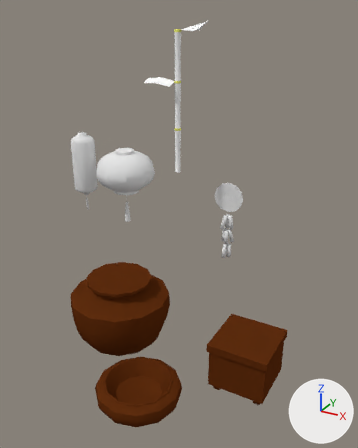
Renders of the Blender file Modelli/altri/arredamentiVari.blend from each side of a commit.
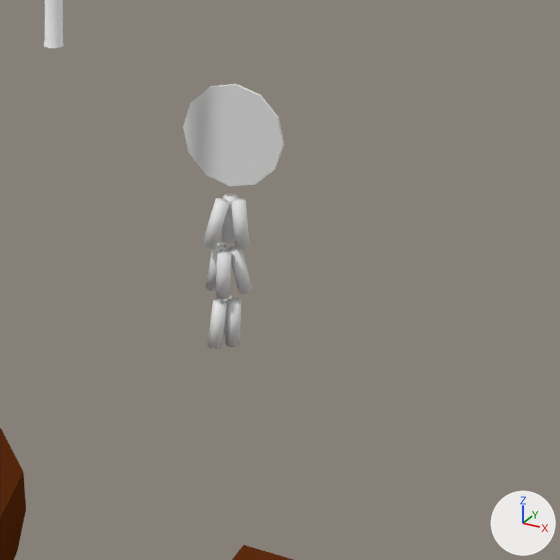
Each version appears first whole from a camera (50 mm lens) standing at (7.48, -13.51, 12.37) and looking at (0.43, -0.7, 5.96), and next in a close-up on the part from 45% to 90% of the width and 35% to 71% of the height. Lighting does not change. The marker at lower right points along +X, +Y and +Z.

The older version as bpy lines, for what is in view:
```python
ob_a = bpy.data.objects.new('a', me_cylinder_007)
ob_a.parent = ob_ghirlanda
ob_a.location = (1.28, 1.262, 4.938)
ob_a.rotation_euler = (1.584, -0.139, 2.891)  # degrees (91, -8, 166)
ob_a.scale = (0.621, 0.621, 0.621)
ob_bamboo = bpy.data.objects.new('Bamboo', me_cylinder_003)
ob_bamboo.location = (0.0, 0.0, 7.45)
ob_cylinder_001 = bpy.data.objects.new('Cylinder.001', me_cylinder_008)
ob_cylinder_001.parent = ob_ghirlanda
ob_cylinder_001.location = (1.28, 1.262, 4.378)
ob_cylinder_001.rotation_euler = (1.584, -0.139, 4.422)  # degrees (91, -8, 253)
ob_cylinder_001.scale = (0.621, 0.621, 0.621)
ob_cylinder_004 = bpy.data.objects.new('Cylinder.004', me_cylinder_005)
ob_cylinder_004.parent = ob_ghirlanda
ob_cylinder_004.location = (1.28, 1.262, 5.469)
ob_cylinder_004.rotation_euler = (1.584, -0.139, -0.048)  # degrees (91, -8, -2.8)
ob_cylinder_004.scale = (0.621, 0.621, 0.621)
ob_ghirlanda = bpy.data.objects.new('Ghirlanda', me_ghirlandacerchio)
ob_ghirlanda.location = (1.28, 1.28, 6.37)
ob_ghirlanda.rotation_euler = (1.571, 0.0, 0.0)  # degrees (90, 0, 0)
ob_ghirlanda.scale = (0.526, 0.526, 0.526)
# also in view: 'VasoGrande' at (-2.59, 0.0, 1.41)
```
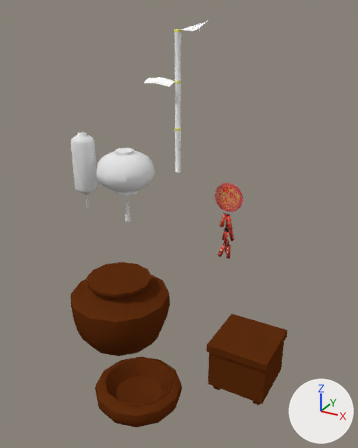
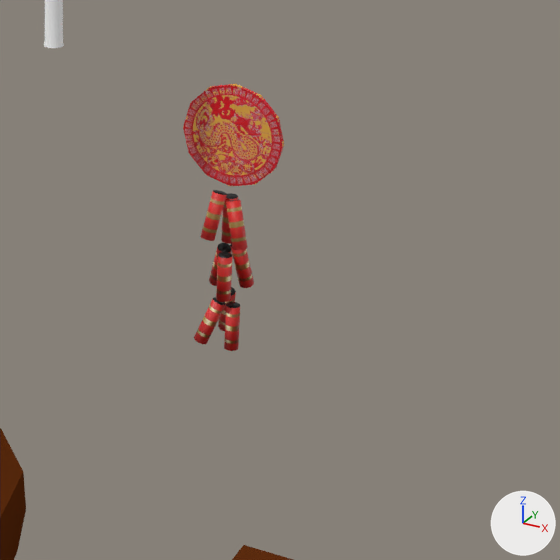
What changed in the scene script:
```text
Change me_ghirlandacerchio:
    where me_ghirlandacerchio.from_pydata(...)  # 24 vertices, 14 faces; spans x -1.0..1.0, y -1.0..1.0, z -0.04..0.04
    used by ob_ghirlanda; location = (1.28, 1.28, 6.37); rotation_euler = (1.571, 0.0, 0.0), in degrees (90, 0, 0); scale = (0.526, 0.526, 0.526)
    me_ghirlandacerchio part 1: texture (UV) coordinates changed
    add me_ghirlandacerchio.materials.append(mat_cassettavasi_uv_png)  # picture img_cassettavasi_uv_png
Change me_cylinder_008:
    where me_cylinder_008.from_pydata(...)  # 60 vertices, 36 faces; spans x -0.376..0.31, y -0.411..0.43, z -0.269..0.361
    used by ob_cylinder_001; parent = ob_ghirlanda; location = (1.28, 1.262, 4.378); rotation_euler = (1.584, -0.139, 4.422), in degrees (91, -8, 253); scale = (0.621, 0.621, 0.621)
    me_cylinder_008 part 2: the loose piece of 20 vertices spanning x -0.376..0.089, y -0.379..0.43, z -0.034..0.361 is multiplied about its middle by the matrix ((0.893, -0.115, -0.435), (0.184, 0.976, 0.119), (0.411, -0.186, 0.893)), then moved by (-0.016, 0.137, 0.017)
    me_cylinder_008 part 3: the loose piece of 20 vertices spanning x 0.084..0.31, y -0.411..0.365, z -0.137..0.101 is multiplied about its middle by the matrix ((0.935, -0.173, 0.309), (0.091, 0.961, 0.263), (-0.342, -0.218, 0.914)), then moved by (0.009, 0.039, 0.143)
    add me_cylinder_008.materials.append(mat_cassettavasi_uv_png)  # picture img_cassettavasi_uv_png
Change me_cylinder_007:
    used by ob_a; parent = ob_ghirlanda; location = (1.28, 1.262, 4.938); rotation_euler = (1.584, -0.139, 2.891), in degrees (91, -8, 166); scale = (0.621, 0.621, 0.621)
    remove me_cylinder_007.from_pydata(...)  # 60 vertices, 36 faces; spans x -0.376..0.31, y -0.411..0.43, z -0.269..0.361
    add me_cylinder_007.from_pydata(...)  # 60 vertices, 36 faces; spans x -0.375..0.389, y -0.403..0.568, z -0.269..0.384
    me_cylinder_007 part 4: the loose piece of 20 vertices spanning x -0.376..0.089, y -0.379..0.43, z -0.034..0.361 is multiplied about its middle by the matrix ((0.893, -0.115, -0.435), (0.184, 0.976, 0.119), (0.411, -0.186, 0.893)), then moved by (-0.016, 0.137, 0.017)
    me_cylinder_007 part 5: the loose piece of 20 vertices spanning x 0.084..0.31, y -0.411..0.365, z -0.137..0.101 is multiplied about its middle by the matrix ((0.935, -0.173, 0.309), (0.091, 0.961, 0.263), (-0.342, -0.218, 0.914)), then moved by (0.009, 0.039, 0.143)
    me_cylinder_007 part 6: texture (UV) coordinates changed
    add me_cylinder_007.materials.append(mat_cassettavasi_uv_png)  # picture img_cassettavasi_uv_png
Change me_cylinder_005:
    used by ob_cylinder_004; parent = ob_ghirlanda; location = (1.28, 1.262, 5.469); rotation_euler = (1.584, -0.139, -0.048), in degrees (91, -8, -2.8); scale = (0.621, 0.621, 0.621)
    remove me_cylinder_005.from_pydata(...)  # 60 vertices, 36 faces; spans x -0.376..0.31, y -0.411..0.43, z -0.269..0.361
    add me_cylinder_005.from_pydata(...)  # 60 vertices, 36 faces; spans x -0.375..0.389, y -0.403..0.568, z -0.269..0.384
    me_cylinder_005 part 7: the loose piece of 20 vertices spanning x -0.376..0.089, y -0.379..0.43, z -0.034..0.361 is multiplied about its middle by the matrix ((0.893, -0.115, -0.435), (0.184, 0.976, 0.119), (0.411, -0.186, 0.893)), then moved by (-0.016, 0.137, 0.017)
    me_cylinder_005 part 8: the loose piece of 20 vertices spanning x 0.084..0.31, y -0.411..0.365, z -0.137..0.101 is multiplied about its middle by the matrix ((0.935, -0.173, 0.309), (0.091, 0.961, 0.263), (-0.342, -0.218, 0.914)), then moved by (0.009, 0.039, 0.143)
    me_cylinder_005 part 9: texture (UV) coordinates changed
    add me_cylinder_005.materials.append(mat_cassettavasi_uv_png)  # picture img_cassettavasi_uv_png
Change ob_cylinder_001:
    ob_cylinder_001.location: (1.28, 1.262, 4.378) -> (1.28, 1.262, 4.344)
    ob_cylinder_001.rotation_euler: (1.584, -0.139, 4.422) -> (1.584, -0.139, -2.098)  # degrees (91, -8, 253) -> degrees (91, -8, -120)
Change ob_a:
    ob_a.location: (1.28, 1.262, 4.938) -> (1.28, 1.262, 4.912)
    ob_a.rotation_euler: (1.584, -0.139, 2.891) -> (1.584, -0.139, -3.298)  # degrees (91, -8, 166) -> degrees (91, -8, -189)
```

Where the change shows, as pixel boxes (x1, y1, x2, y2) in the close-ups (560 x 560 px; the box of a moved part takes in the faces that stretch with it):
'Ghirlanda', recoloured, surface changed: (183, 84, 284, 186) in both
'Cylinder.004', recoloured, reshaped, surface changed (grey to red, 7% taller): before (202, 193, 250, 249); after (201, 190, 248, 250)
'a', recoloured, reshaped, surface changed, moved, turned (grey to red): before (206, 243, 252, 300); after (209, 243, 254, 302)
'Cylinder.001', recoloured, reshaped, moved, turned: before (207, 295, 242, 349); after (194, 287, 240, 351)
part 2 of me_cylinder_008, moved or reshaped: before (217, 295, 232, 336); after (218, 287, 236, 331)
part 3 of me_cylinder_008, moved or reshaped: before (207, 299, 227, 349); after (194, 297, 226, 344)
part 4 of me_cylinder_007, moved or reshaped: before (228, 246, 252, 294); after (230, 243, 254, 288)
part 5 of me_cylinder_007, moved or reshaped: before (206, 243, 227, 291); after (209, 243, 231, 286)
part 7 of me_cylinder_005, moved or reshaped: before (202, 198, 230, 248); after (201, 190, 227, 241)
part 8 of me_cylinder_005, moved or reshaped: before (231, 198, 250, 249); after (226, 199, 248, 250)
